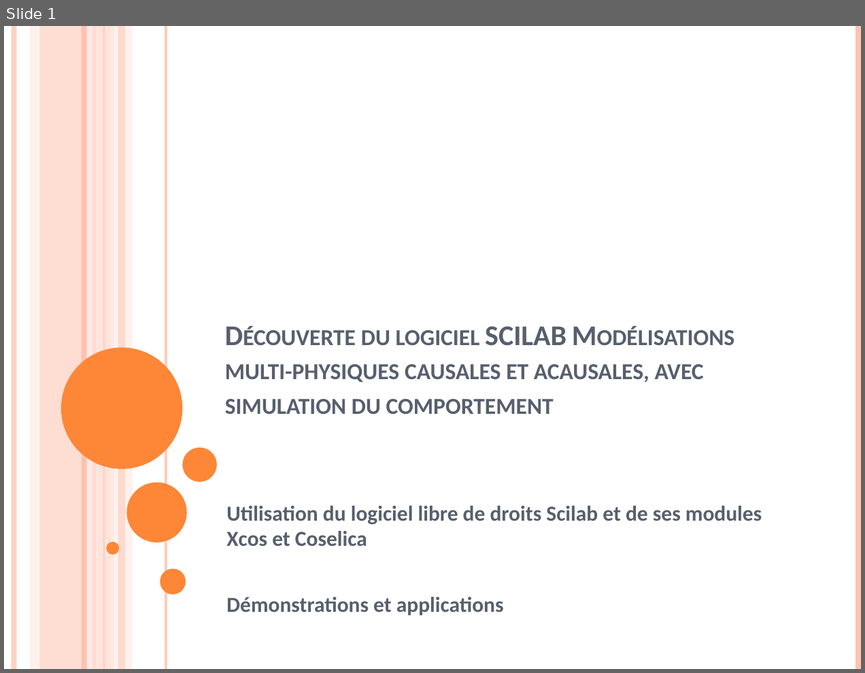
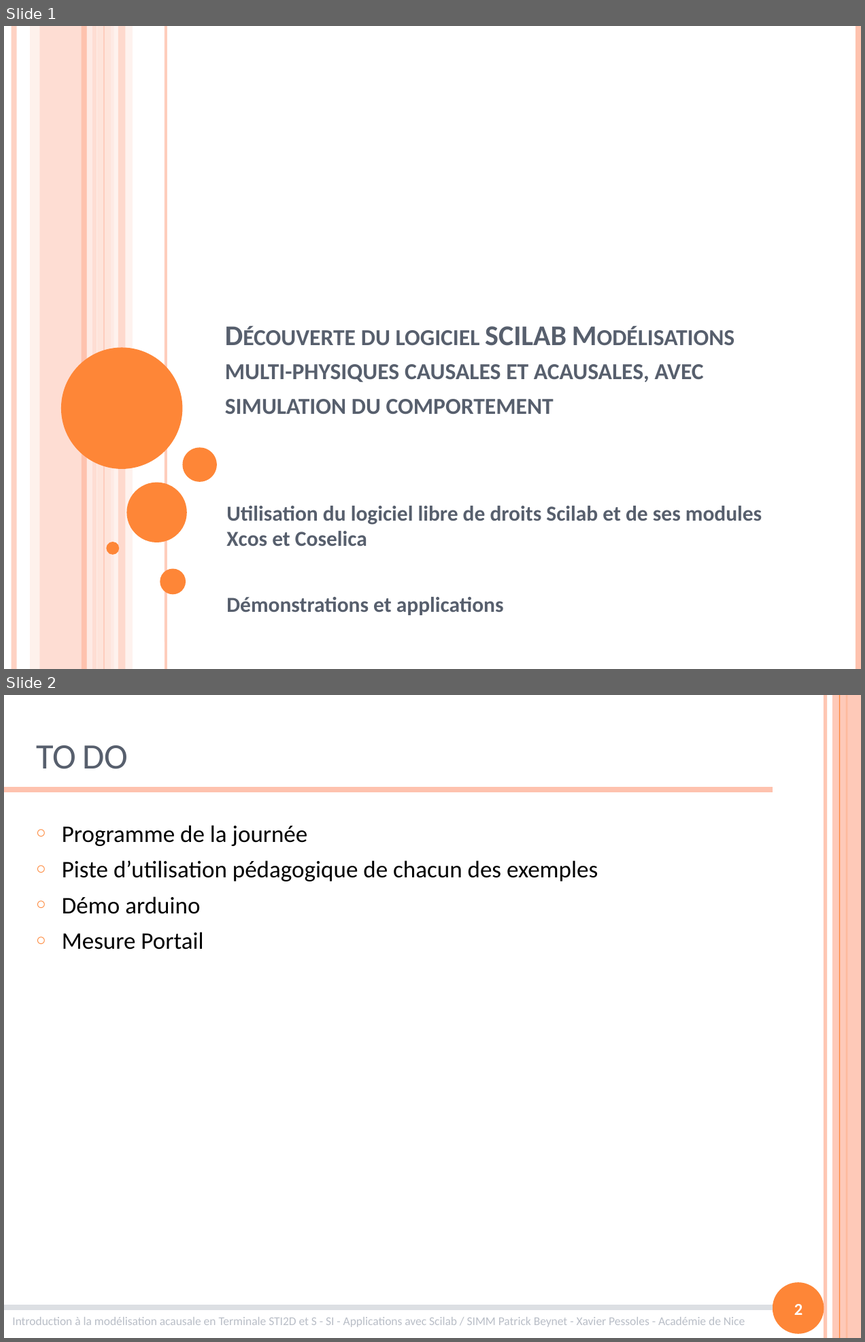
Before and after one commit to xpessoles/Formations, a slide deck: ModelisationMultiphysique/ModelisationMultiphysique.pptx. Shown one above the other, each under a label of ours: slide 1 before the commit, slides 1 and 2 after it. The pictures are 865x673 and 865x1342 pixels, drawn with LibreOffice and Linux fonts; fonts in the diff are those of the drawing. Boxes give left, top, right and bottom in pixels: in the first picture for what was removed or moved away, otherwise in the second. Text is boxed around its words. In the diff, an @@ line names an element or a change of style, - is before the commit and + after.

Commit message:
MAJ des exemples

```diff
--- a/ModelisationMultiphysique/ModelisationMultiphysique.pptx
+++ b/ModelisationMultiphysique/ModelisationMultiphysique.pptx
@@ slide 2 added at bbox=[4, 695, 861, 1338], background #FFFFFF @@
@@ line added from (825, 695) to (825, 1338), #FEC3AE 3 pt @@
@@ rectangle added at bbox=[832, 695, 861, 1338], fill #FEC3AE at 87% opacity @@
@@ line added from (839, 695) to (839, 1338), #FE8637 0.75 pt @@
@@ line added from (847, 695) to (847, 1338), #FE8637 1.5 pt @@
@@ title added at bbox=[36, 745, 128, 769], 30 pt, text #575F6D, small capitals @@
+TO DO
@@ line added from (4, 790) to (772, 790), #FEC3AE 4.5 pt @@
@@ text added at bbox=[62, 825, 598, 949], 20 pt, text #000000 @@
+○ Programme de la journée
+○ Piste d’utilisation pédagogique de chacun des exemples
+○ Démo arduino
+○ Mesure Portail
@@ ellipse added at bbox=[772, 1282, 824, 1334], fill #FE8637 @@
@@ page number added at bbox=[794, 1304, 802, 1314], 14 pt, text #FFFFFF, bold @@
+2
@@ line added from (4, 1307) to (772, 1307), #DCDFE3 4.5 pt @@
@@ text added at bbox=[12, 1317, 745, 1327], 10 pt, text #B9BEC7 @@
+Introduction à la modélisation acausale en Terminale STI2D et S - SI - Applications avec Scilab / SIMM Patrick Beynet - Xavier Pessoles - Académie de Nice
```
Also in this commit, not shown: 6 slides changed, 4 slides removed, 4 other files.
